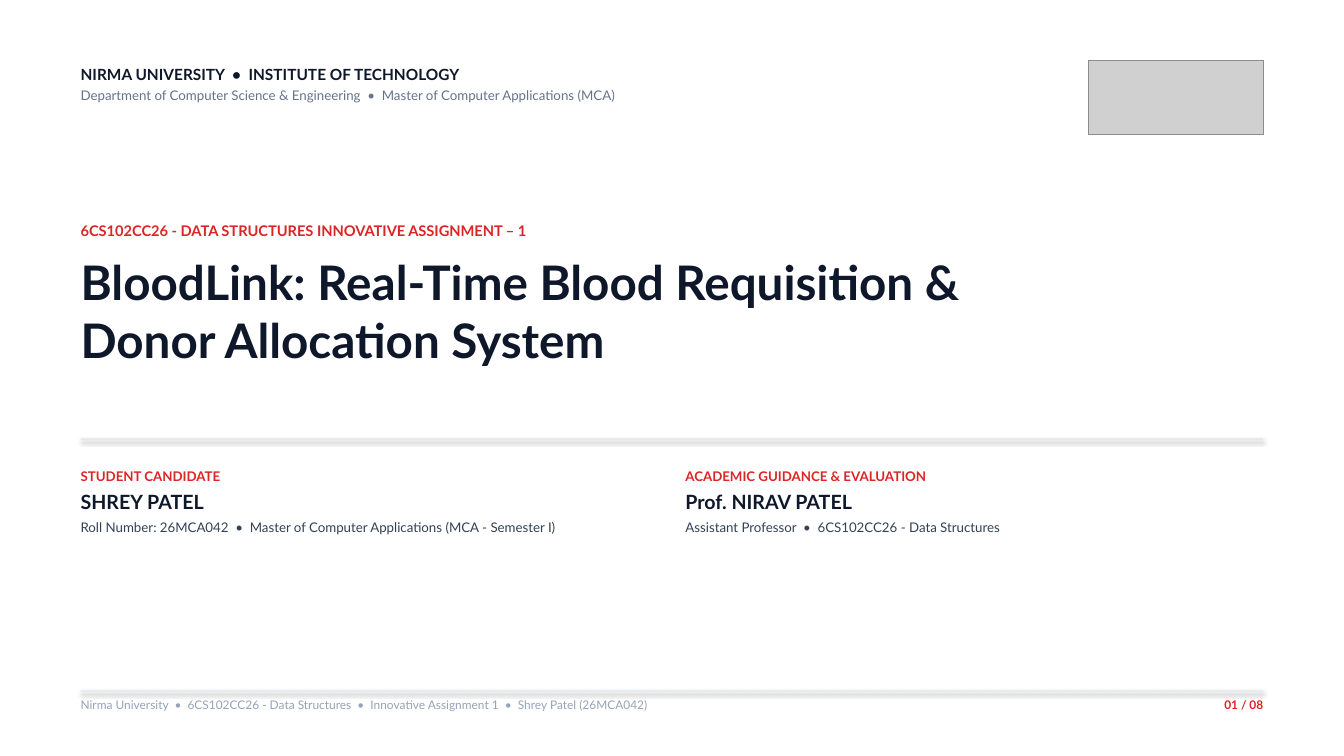
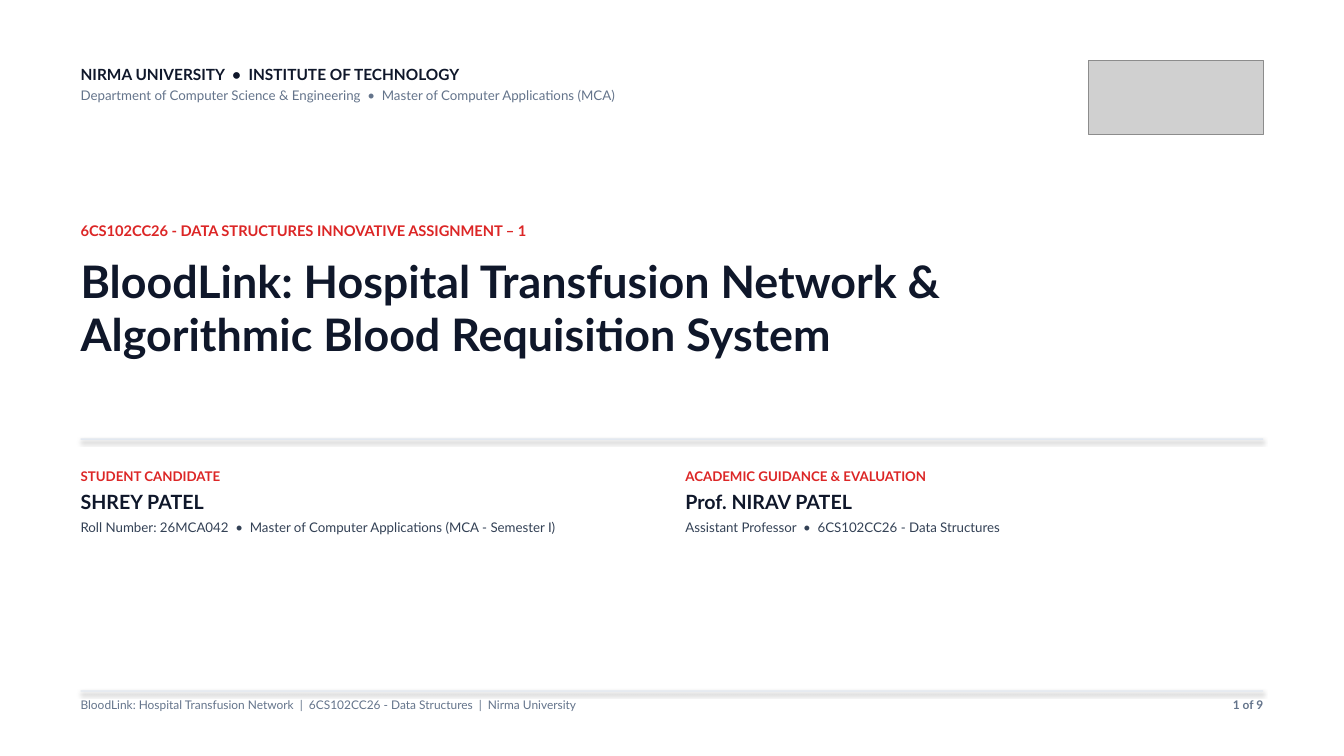
Before and after one commit to Shrey113/DS-Assignment-1, a slide deck: slide 1 of _out/26MCA042_Assignment_1_Presentation.pptx. Drawn at 1344x756 pixels with LibreOffice and Linux fonts; fonts in the diff are those of the drawing; grey boxes stand for pictures. Boxes give left, top, right and bottom in pixels: in the first picture for what was removed or moved away, otherwise in the second. Text is boxed around its words. In the diff, an @@ line names an element or a change of style, - is before the commit and + after.

```diff
--- a/_out/26MCA042_Assignment_1_Presentation.pptx
+++ b/_out/26MCA042_Assignment_1_Presentation.pptx
@@ text at (81, 264, 897, 359): text changed; size 34 to 32 pt @@
-BloodLink: Real-Time Blood Requisition &
-Donor Allocation System
+BloodLink: Hospital Transfusion Network &
+Algorithmic Blood Requisition System
@@ text at (81, 700, 576, 711): text changed; text colour #94A3B8 to #64748B @@
-Nirma University • 6CS102CC26 - Data Structures • Innovative Assignment 1 • Shrey Patel (26MCA042)
+BloodLink: Hospital Transfusion Network | 6CS102CC26 - Data Structures | Nirma University
@@ text at (1233, 700, 1263, 709): text changed; text colour #DC2626 to #64748B @@
-01 / 08
+1 of 9
```
Also in this commit, not shown: 2 other slides changed, 6 slides added, 5 slides removed, 9 other files.
